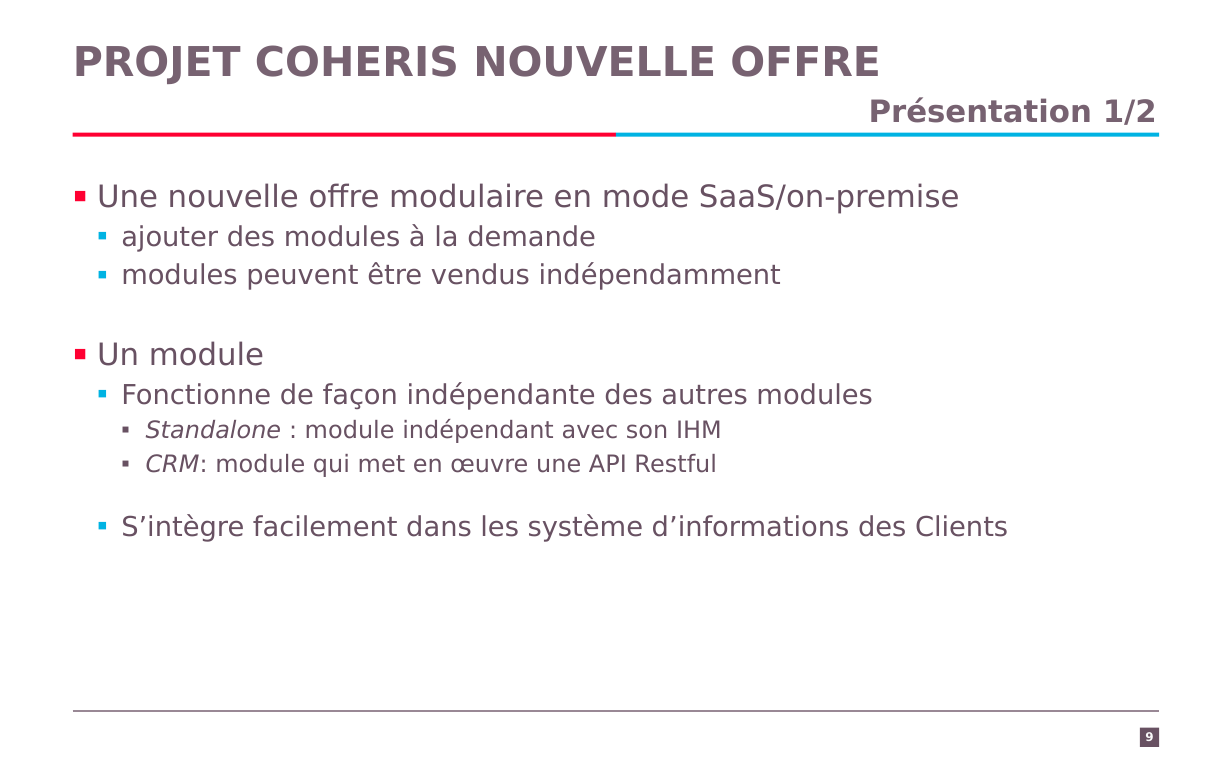
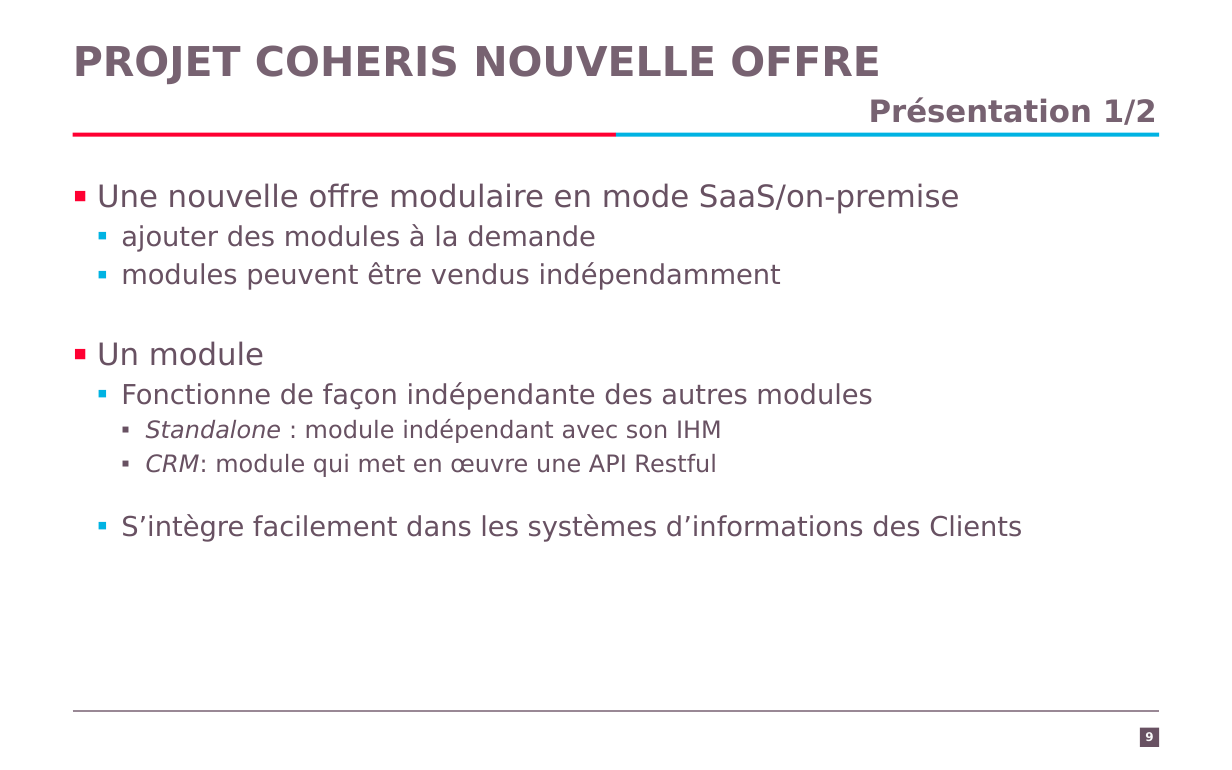
Before and after one commit to Kingsousse/Intership-Report-CRM, a slide deck: slide 9 of presentation.pptx. Drawn at 1232x770 pixels with LibreOffice and Linux fonts; fonts in the diff are those of the drawing; background and template pictures are left out. Boxes give left, top, right and bottom in pixels: in the first picture for what was removed or moved away, otherwise in the second. Text is boxed around its words. In the diff, an @@ line names an element or a change of style, - is before the commit and + after.

```diff
--- a/presentation.pptx
+++ b/presentation.pptx
@@ text at [121,514,1022,542]: text changed @@
-  ▪ S’intègre facilement dans les système d’informations des Clients
+  ▪ S’intègre facilement dans les systèmes d’informations des Clients
```
Also in this commit, not shown: 9 other slides changed, 1 other file.
